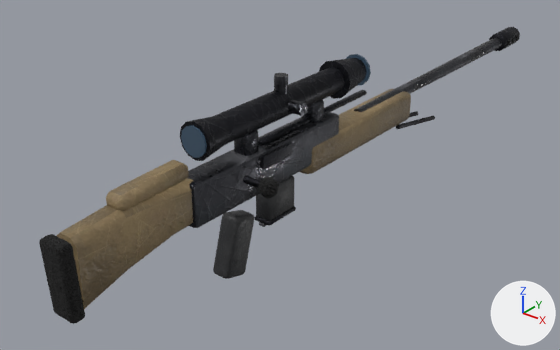
Before and after pictures for a commit that changed the glTF model client/assets/models/sniper.glb.
Rendered twice from a 50 mm lens placed at (0.722, -0.821, 0.592), pointed at (-0.078, 0.18, -0.028). The axes (+X, +Y, +Z) are drawn at lower right. The lights are the same throughout. The picture after the commit comes second. Where no turn or scale is listed for an object, it has been applied to the vertices. Vertices at exactly the same position are counted once.

Names of what the first picture shows: 'body', 'bolt', 'mag'.
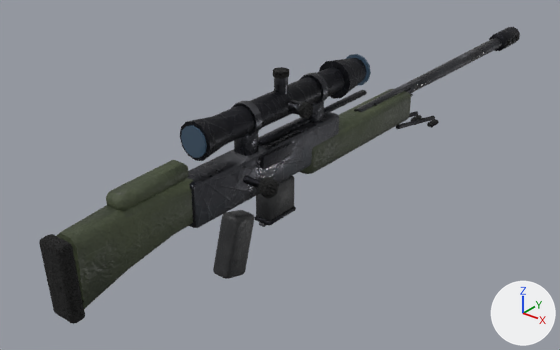
Pixel boxes [x1, y1, x2, y2] of what changed, in the pictures (560 x 350 px):
'body', surface changed, reshaped (darker): [39, 27, 520, 324] in both
part 1 of me_sniper, added: after [232, 101, 263, 136]
part 2 of me_sniper, added: after [299, 72, 329, 105]
part 3 of me_sniper, added: after [374, 84, 414, 106]
part 4 of me_sniper, added: after [273, 67, 289, 79]
part 5 of me_sniper, added: after [298, 102, 313, 119]
part 6 of me_sniper, added: after [410, 115, 422, 121]
part 7 of me_sniper, added: after [427, 119, 439, 128]

The change, as a diff of the scene's bpy script:
```diff
--- a/client/assets/models/sniper.glb.py
+++ b/client/assets/models/sniper.glb.py
@@ img_polymer__0_24__0_27__0_001 @@
+img_polymer__0_24__0_27__0_001 = load_image('polymer_(0.24, 0.27, 0.001', '_unpacked/polymer__0.24__0.27__0.001', 256, 256, 'Non-Color')
@@ img_polymer__0_24__0_27__0_002 @@
+img_polymer__0_24__0_27__0_002 = load_image('polymer_(0.24, 0.27, 0.002', '_unpacked/polymer__0.24__0.27__0.002', 256, 256, 'Non-Color')
@@ img_polymer__0_24__0_27__0 @@
+img_polymer__0_24__0_27__0 = load_image('polymer_(0.24, 0.27, 0', '_unpacked/polymer__0.24__0.27__0', 256, 256, 'sRGB')
@@ mat_polymer_tan @@
 n2 = _N.new('ShaderNodeTexImage'); n2.name = 'Image Texture'
-n2.image = img_polymer__0_5__0_43__0
+n2.image = img_polymer__0_24__0_27__0
 n3 = _N.new('ShaderNodeSeparateColor'); n3.name = 'Separate Color'
 n4 = _N.new('ShaderNodeTexImage'); n4.name = 'Image Texture.001'
-n4.image = img_polymer__0_5__0_43__0_001
+n4.image = img_polymer__0_24__0_27__0_001
 n5 = _N.new('ShaderNodeNormalMap'); n5.name = 'Normal Map'
@@ mat_polymer_tan @@
 n6 = _N.new('ShaderNodeTexImage'); n6.name = 'Image Texture.002'
-n6.image = img_polymer__0_5__0_43__0_002
+n6.image = img_polymer__0_24__0_27__0_002
 _L.new(n0.outputs[0], n1.inputs[0])  # 'BSDF' to 'Surface'
@@ me_sniper @@
 # used by ob_body; location = (0.0, 0.0, 0.0)
-me_sniper.from_pydata(...)  # 692 vertices, 1276 faces; spans x -0.034..0.045, y -0.366..0.995, z -0.1..0.205
+me_sniper.from_pydata(...)  # 852 vertices, 1556 faces; spans x -0.034..0.054, y -0.366..0.995, z -0.1..0.213
+# me_sniper part 1: a new loose piece, a 12-sided cylinder along y spanning x -0.027..0.027, y -0.007..0.007, z 0.131..0.185, in mat_gunmetal
+# me_sniper part 2: a new loose piece, a 12-sided cylinder along y spanning x -0.027..0.027, y 0.163..0.177, z 0.131..0.185, in mat_gunmetal
+# me_sniper part 3: a new loose piece, a box spanning x 0.009..0.013, y 0.35..0.49, z 0.0785..0.0825, in mat_steel_dark
+# me_sniper part 4: a new loose piece, an 8-sided cylinder along z spanning x -0.013..0.013, y 0.072..0.098, z 0.203..0.213, in mat_rubber
+# me_sniper part 5: a new loose piece, an 8-sided cylinder along x spanning x 0.044..0.054, y 0.072..0.098, z 0.145..0.171, in mat_rubber
+# me_sniper part 6: a new loose piece of 24 vertices spanning x -0.027..-0.013, y 0.56..0.59, z -0.031..-0.021, in mat_rubber
+# me_sniper part 7: a new loose piece of 24 vertices spanning x 0.013..0.027, y 0.56..0.59, z -0.031..-0.021, in mat_rubber
+# other edits to the shape of me_sniper do not show in these pictures
 me_sniper.materials.append(mat_gunmetal)
```
